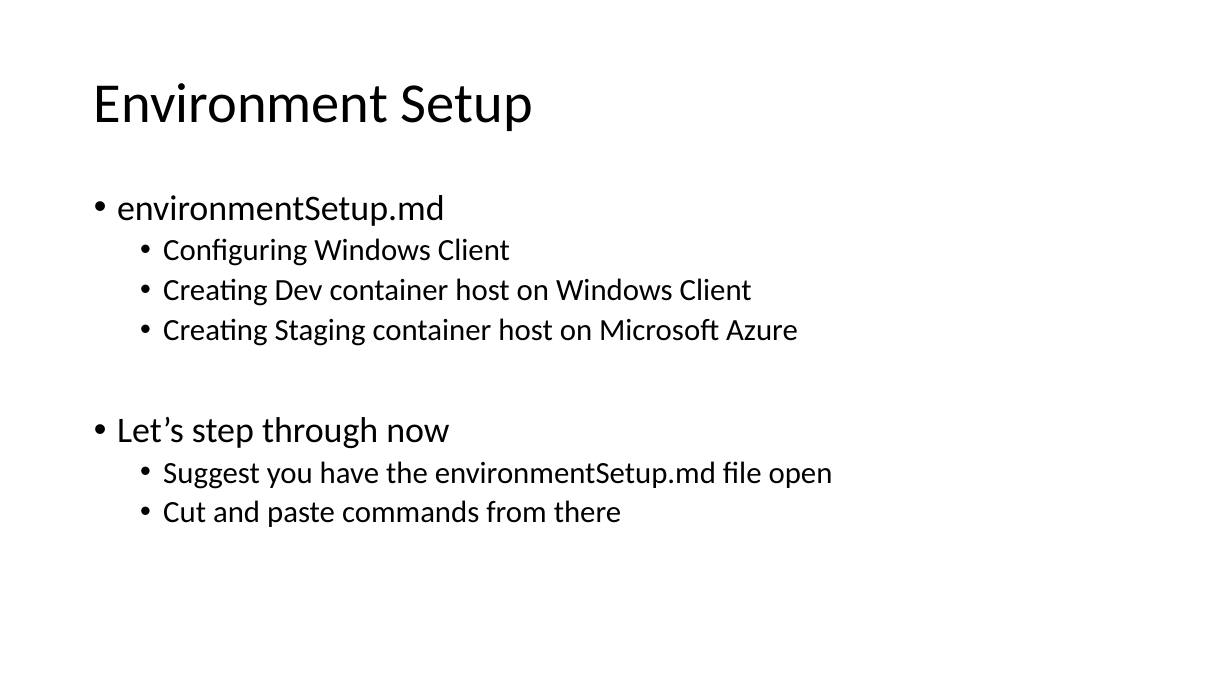
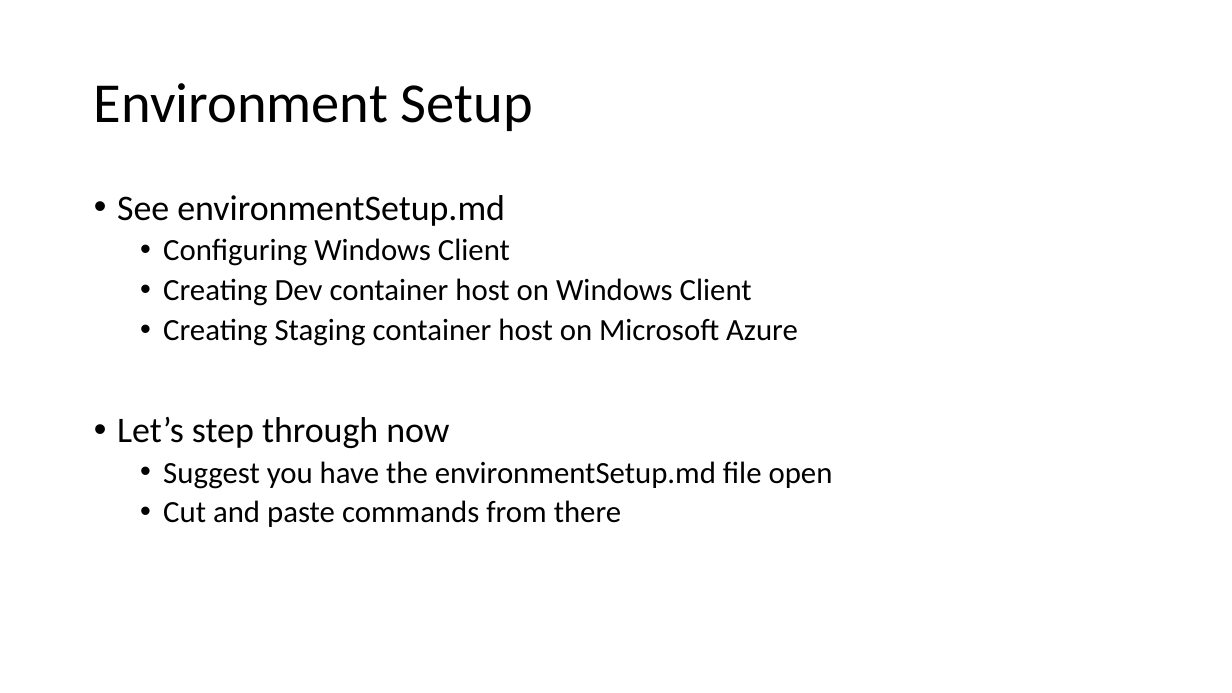
Before and after one commit to tvsnarayana/AzureDevTestDeploy, a slide deck: slide 15 of docs/tutorial.pptx. Drawn at 1232x693 pixels with LibreOffice and Linux fonts; fonts in the diff are those of the drawing. Boxes give left, top, right and bottom in pixels: in the first picture for what was removed or moved away, otherwise in the second. Text is boxed around its words. In the diff, an @@ line names an element or a change of style, - is before the commit and + after.

```diff
--- a/docs/tutorial.pptx
+++ b/docs/tutorial.pptx
@@ text at (x1=117, y1=195, x2=505, y2=226): text changed @@
-• environmentSetup.md
+• See environmentSetup.md
```
Also in this commit, not shown: 6 other slides changed, 4 slides added, 1 slide removed.
